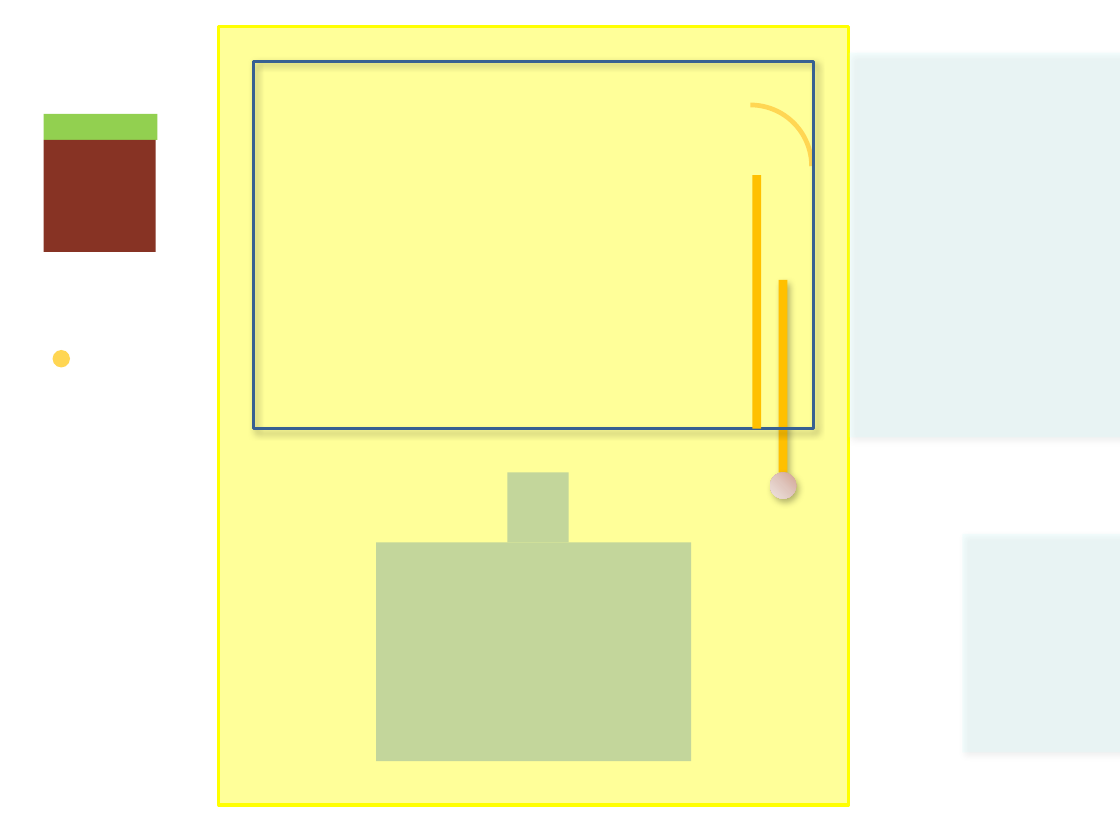
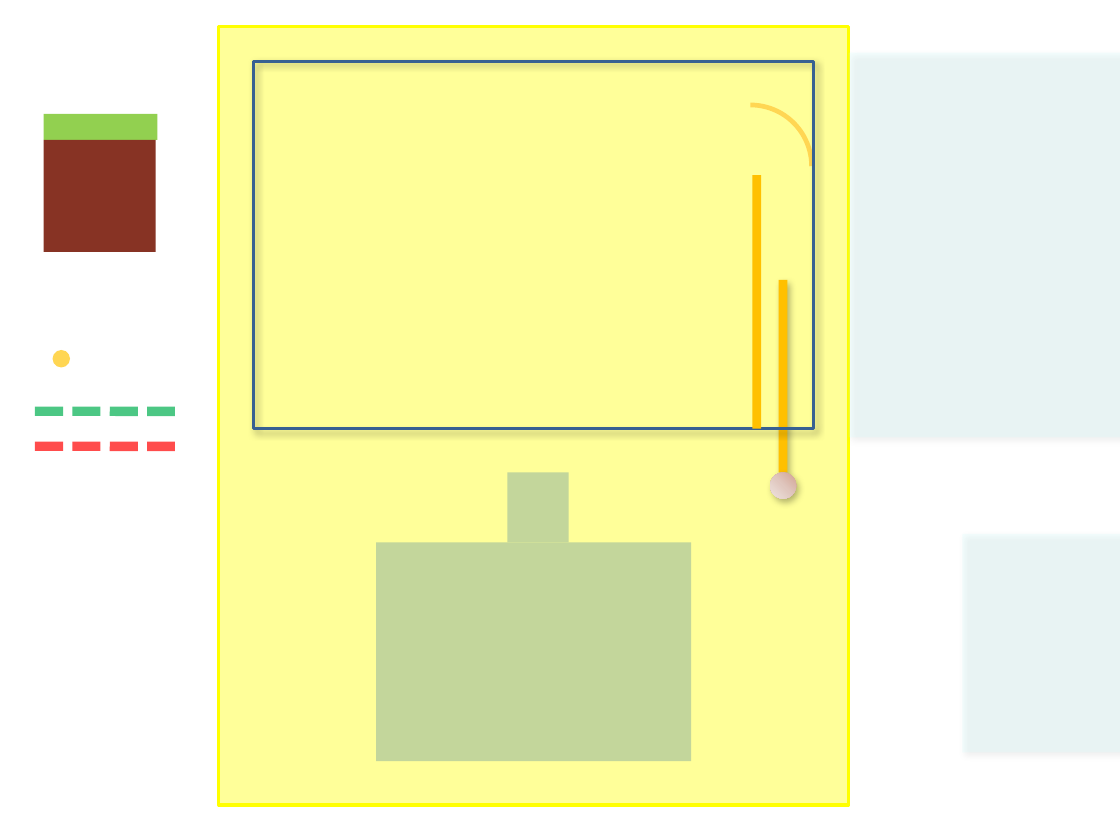
Before and after one commit to Antistable/marble-game, a slide deck: slide 1 of UI.pptx. Drawn at 1120x840 pixels with LibreOffice and Linux fonts; fonts in the diff are those of the drawing. Boxes give left, top, right and bottom in pixels: in the first picture for what was removed or moved away, otherwise in the second. Text is boxed around its words. In the diff, an @@ line names an element or a change of style, - is before the commit and + after.

```diff
--- a/UI.pptx
+++ b/UI.pptx
@@ line added from (35, 411) to (175, 411), #00B050 6 pt dashed @@
@@ line added from (35, 446) to (175, 447), #FF0000 6 pt dashed @@
```
Also in this commit, not shown: 10 other files.
